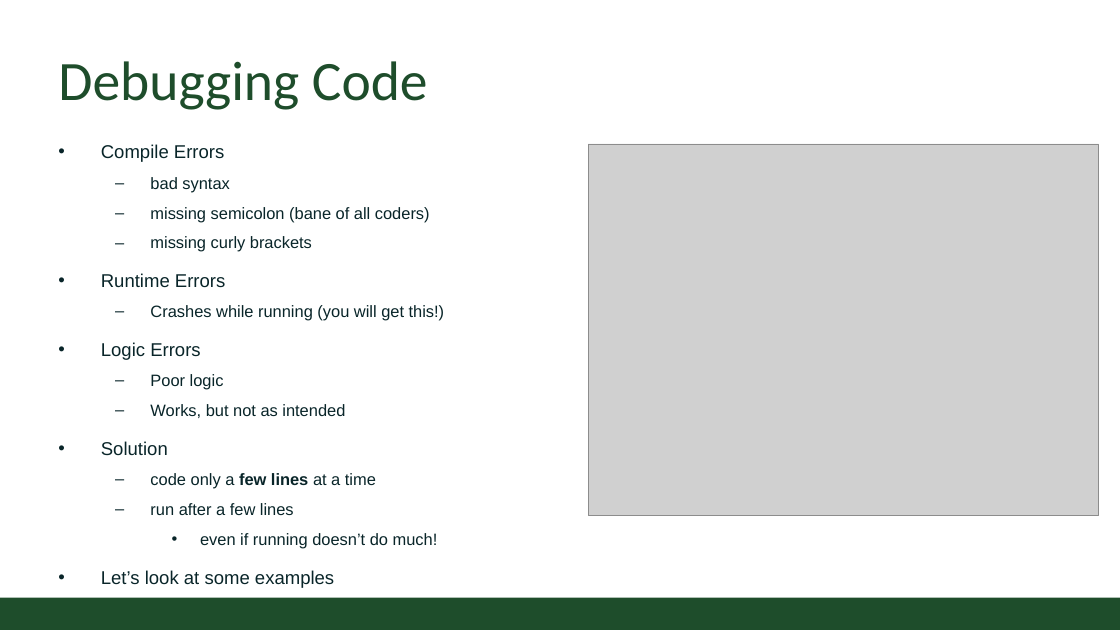
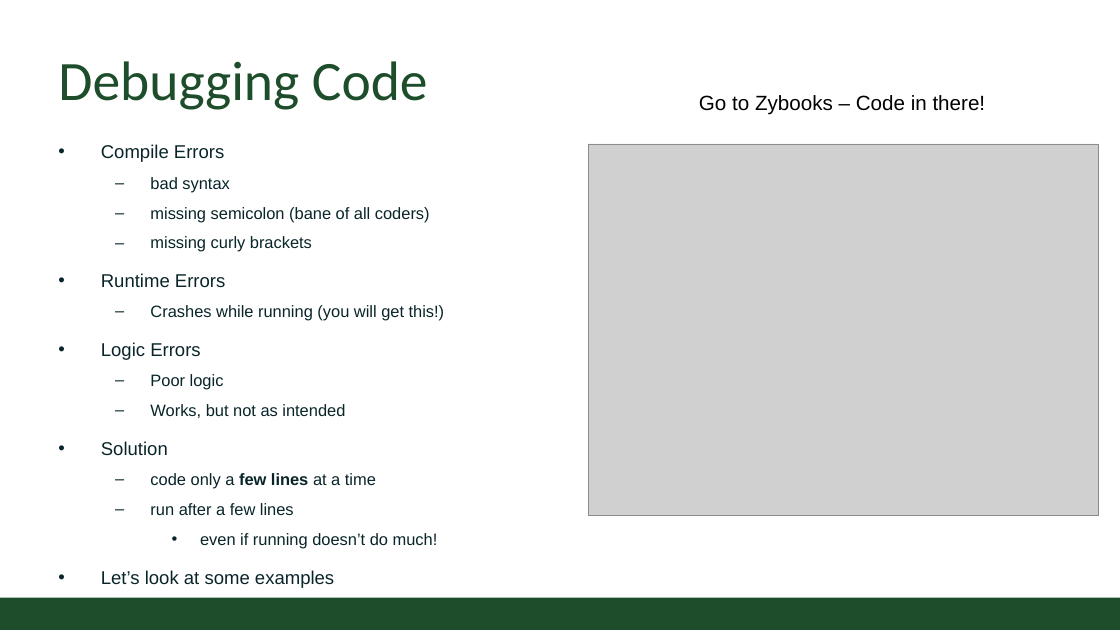
Before and after one commit to CSU-CS150/handouts, a slide deck: slide 5 of helpsessions/week2/strings.pptx. Drawn at 1120x630 pixels with LibreOffice and Linux fonts; fonts in the diff are those of the drawing; grey boxes stand for pictures; background and template pictures are left out. Boxes give left, top, right and bottom in pixels: in the first picture for what was removed or moved away, otherwise in the second. Text is boxed around its words. In the diff, an @@ line names an element or a change of style, - is before the commit and + after.

Commit message:
updated last slide

```diff
--- a/helpsessions/week2/strings.pptx
+++ b/helpsessions/week2/strings.pptx
@@ text added at (x1=699, y1=95, x2=986, y2=115), 20 pt, text #000000 @@
+Go to Zybooks – Code in there!
```
